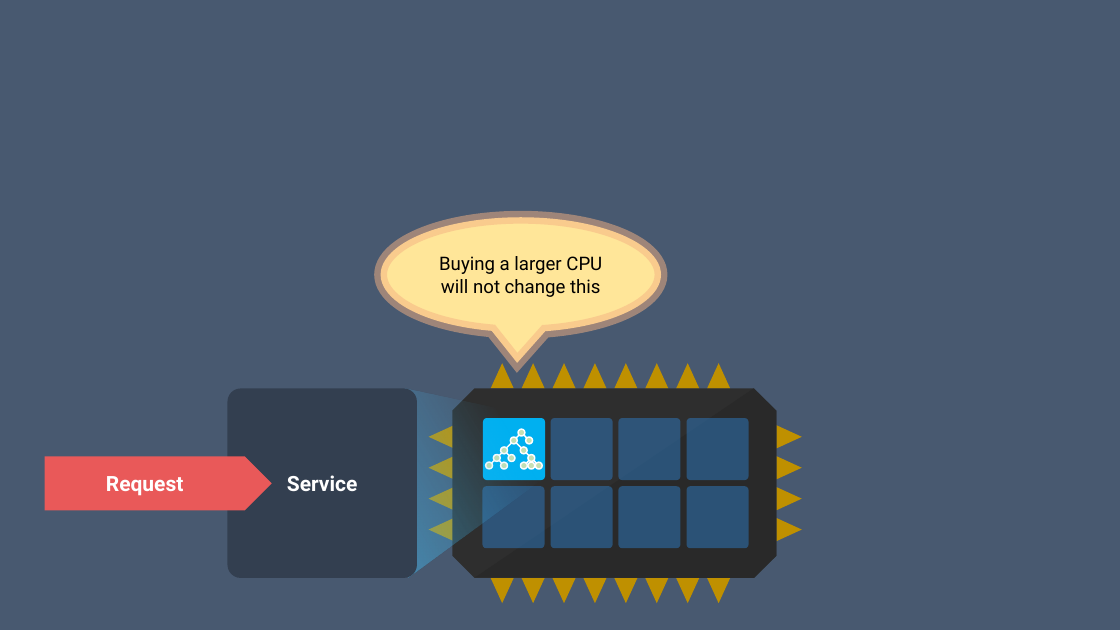
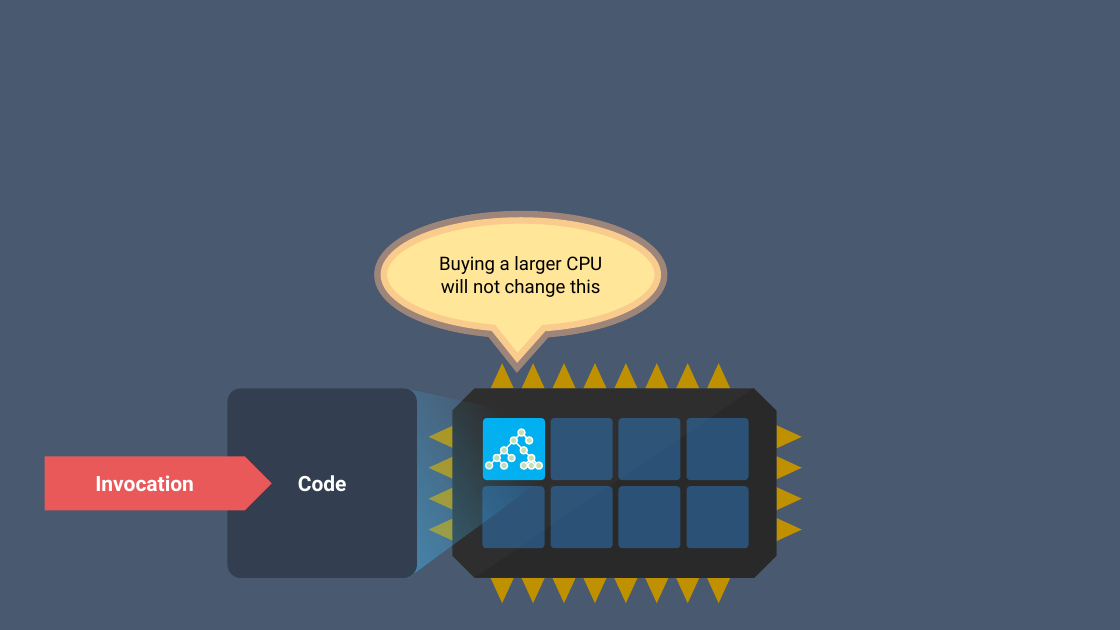
Before and after one commit to rogeralsing/Presentations, a slide deck: slide 9 of CNUG/akka.pptx (slide 8 before the commit). Drawn at 1120x630 pixels with LibreOffice and Linux fonts; fonts in the diff are those of the drawing. Boxes give left, top, right and bottom in pixels: in the first picture for what was removed or moved away, otherwise in the second. Text is boxed around its words. In the diff, an @@ line names an element or a change of style, - is before the commit and + after.

```diff
--- a/CNUG/akka.pptx
+++ b/CNUG/akka.pptx
@@ text in right arrow at bbox=[95, 475, 194, 491]: text changed @@
-Request
+Invocation
@@ text in rounded rectangle at bbox=[298, 475, 347, 491]: text changed @@
-Service
+Code
```
Also in this commit, not shown: 5 other slides changed, 3 slides added.
